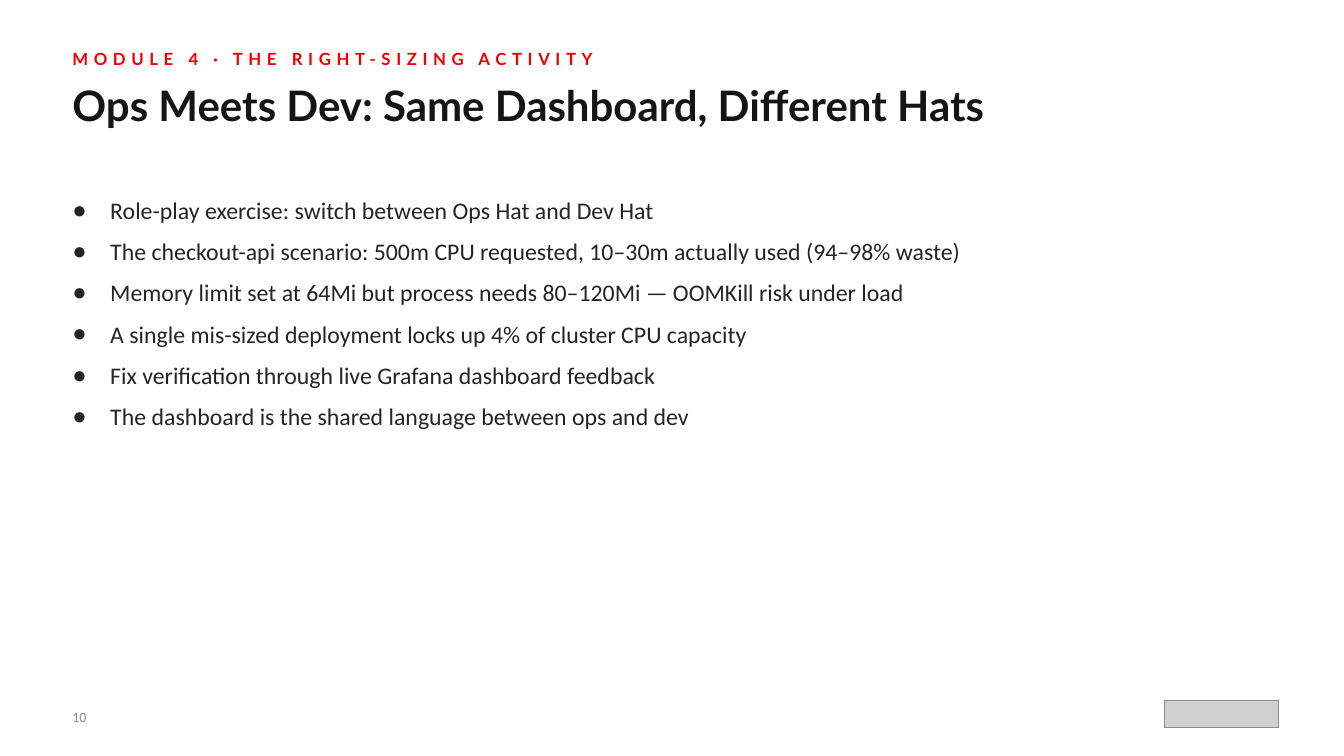
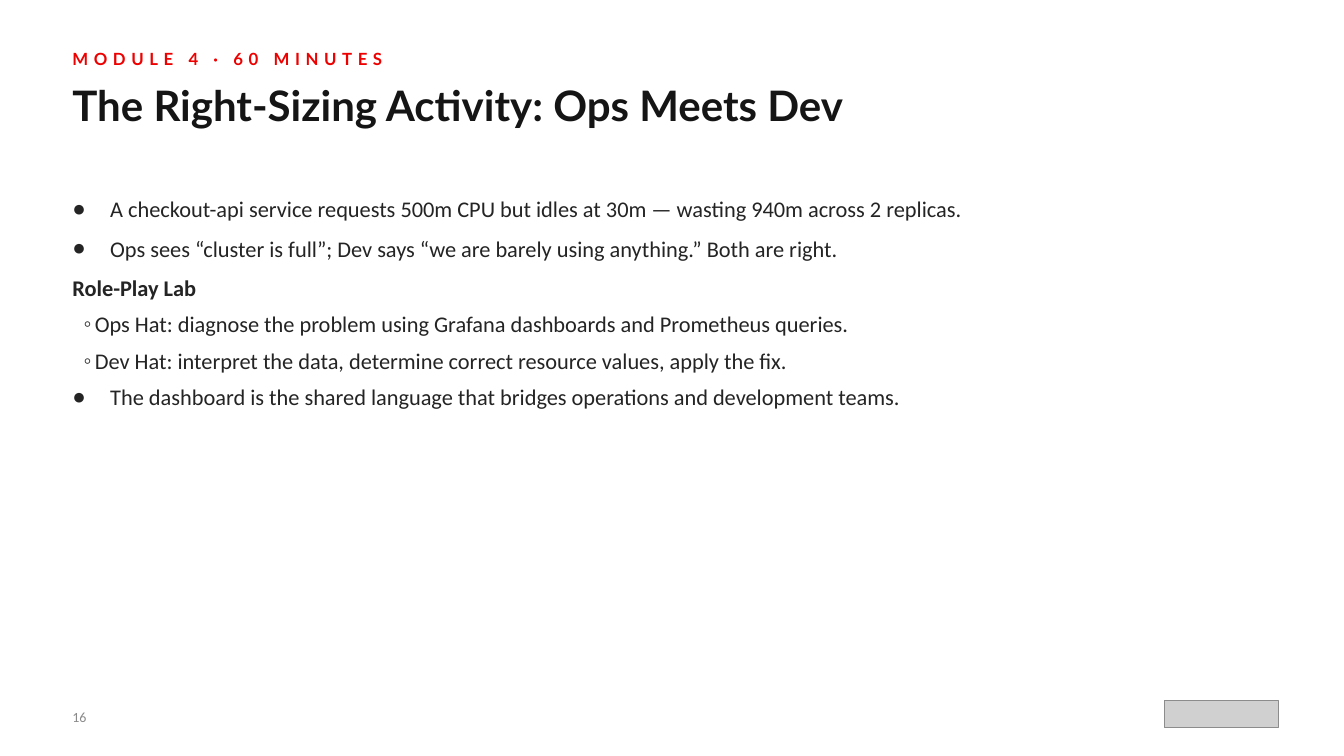
Before and after one commit to tosin2013/capacity-planning-lab-guide, a slide deck: slide 16 of presentation/capacity-planning-workshop-r01.0.pptx (slide 10 before the commit). Drawn at 1344x756 pixels with LibreOffice and Linux fonts; fonts in the diff are those of the drawing; grey boxes stand for pictures. Boxes give left, top, right and bottom in pixels: in the first picture for what was removed or moved away, otherwise in the second. Text is boxed around its words. In the diff, an @@ line names an element or a change of style, - is before the commit and + after.

Commit message:
Rebuild workshop presentation deck with new diagrams and align RHACM version
Replace the prior presentation with a 27-slide programmatic deck covering
business problem, architecture, all 9 modules, outcomes, and 90-day action
plan. Add 4 new diagrams (hub-student architecture, observability data flow,
workshop journey, maturity model). Align README RHACM version to 2.16+ to
match the deployment config and lab guide.

```diff
--- a/presentation/capacity-planning-workshop-r01.0.pptx
+++ b/presentation/capacity-planning-workshop-r01.0.pptx
@@ text at bbox=[72, 52, 383, 65]: text changed @@
-MODULE 4 · THE RIGHT-SIZING ACTIVITY
+MODULE 4 · 60 MINUTES
@@ text at bbox=[72, 89, 843, 129]: text changed @@
-Ops Meets Dev: Same Dashboard, Different Hats
+The Right-Sizing Activity: Ops Meets Dev
@@ text at bbox=[72, 201, 961, 409]: text changed; size 17 to 16 pt @@
-● Role-play exercise: switch between Ops Hat and Dev Hat
-● The checkout-api scenario: 500m CPU requested, 10–30m actually used (94–98% waste)
-● Memory limit set at 64Mi but process needs 80–120Mi — OOMKill risk under load
-● A single mis-sized deployment locks up 4% of cluster CPU capacity
-● Fix verification through live Grafana dashboard feedback
-● The dashboard is the shared language between ops and dev
+● A checkout-api service requests 500m CPU but idles at 30m — wasting 940m across 2 replicas.
+● Ops sees “cluster is full”; Dev says “we are barely using anything.” Both are right.
+Role-Play Lab
+  ◦ Ops Hat: diagnose the problem using Grafana dashboards and Prometheus queries.
+  ◦ Dev Hat: interpret the data, determine correct resource values, apply the fix.
+● The dashboard is the shared language that bridges operations and development teams.
@@ text at bbox=[72, 713, 86, 722]: text changed @@
-10
+16
```
Also in this commit, not shown: 15 other slides changed, 11 slides added, 7 slides removed, 20 other files.
